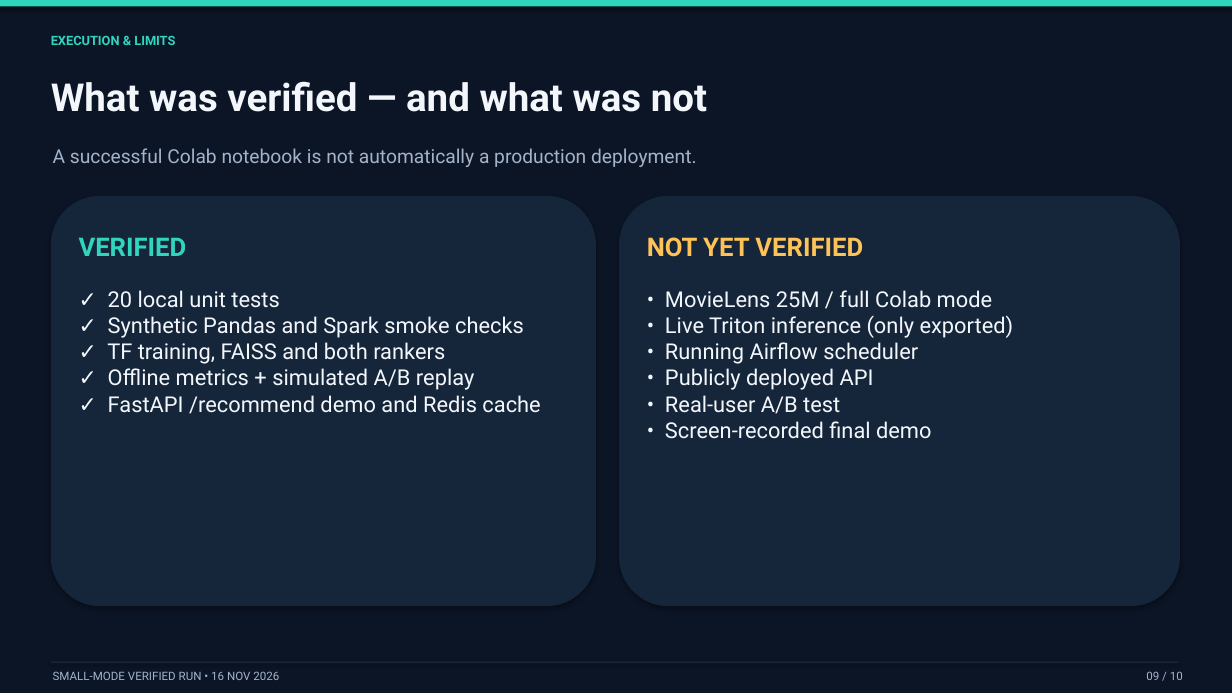
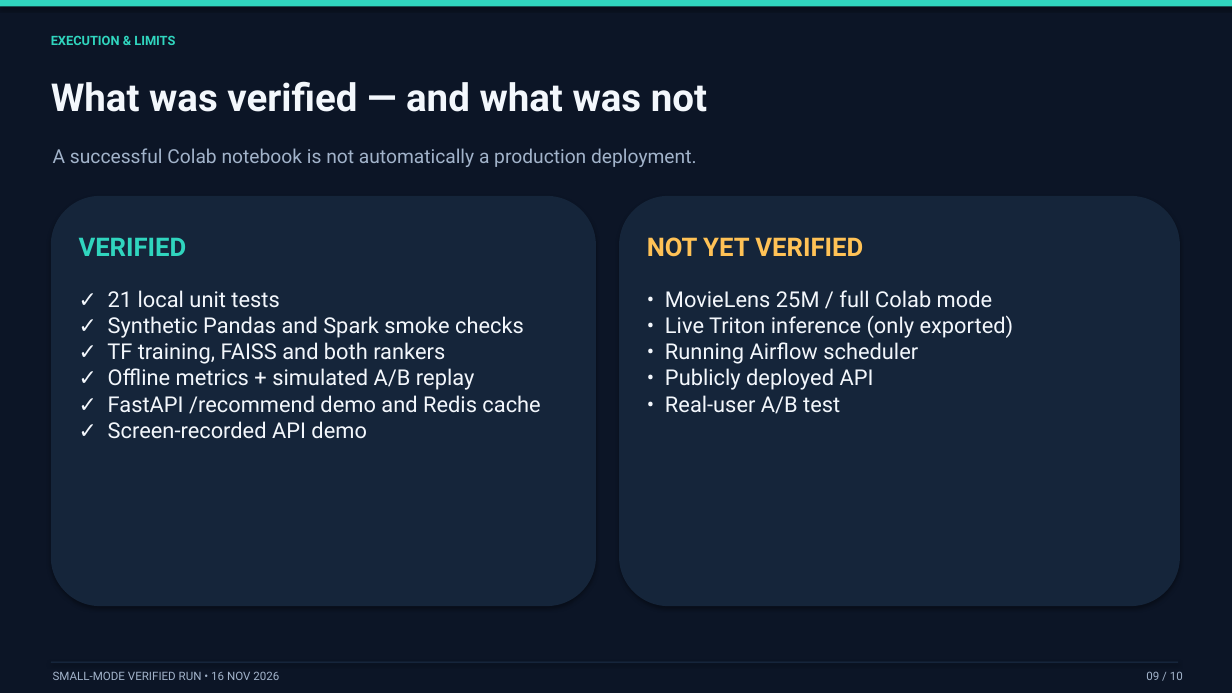
Before and after one commit to HarleetKaur/recsys-engine, a slide deck: slide 9 of docs/Recommendation_Engine_10min.pptx. Drawn at 1232x693 pixels with LibreOffice and Linux fonts; fonts in the diff are those of the drawing. Boxes give left, top, right and bottom in pixels: in the first picture for what was removed or moved away, otherwise in the second. Text is boxed around its words. In the diff, an @@ line names an element or a change of style, - is before the commit and + after.

Commit message:
Update final project presentation

```diff
--- a/docs/Recommendation_Engine_10min.pptx
+++ b/docs/Recommendation_Engine_10min.pptx
@@ text at box(107, 290, 540, 439): text changed @@
-✓ 20 local unit tests
-✓ Synthetic Pandas and Spark smoke checks
-✓ TF training, FAISS and both rankers
-✓ Offline metrics + simulated A/B replay
-✓ FastAPI /recommend demo and Redis cache
+✓ 21 local unit tests
+✓ Synthetic Pandas and Spark smoke checks
+✓ TF training, FAISS and both rankers
+✓ Offline metrics + simulated A/B replay
+✓ FastAPI /recommend demo and Redis cache
+✓ Screen-recorded API demo
@@ text at box(665, 290, 1014, 414): text changed @@
-• MovieLens 25M / full Colab mode
-• Live Triton inference (only exported)
-• Running Airflow scheduler
-• Publicly deployed API
-• Real-user A/B test
-• Screen-recorded final demo
+• MovieLens 25M / full Colab mode
+• Live Triton inference (only exported)
+• Running Airflow scheduler
+• Publicly deployed API
+• Real-user A/B test
```
Also in this commit, not shown: 1 other file.
